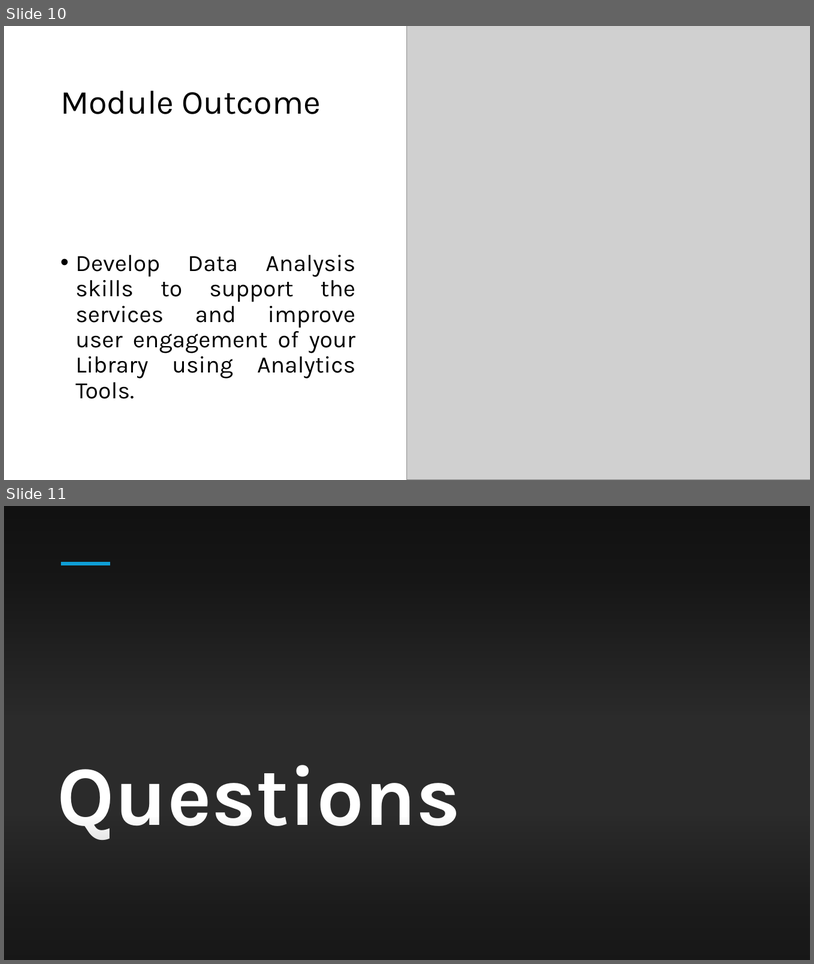
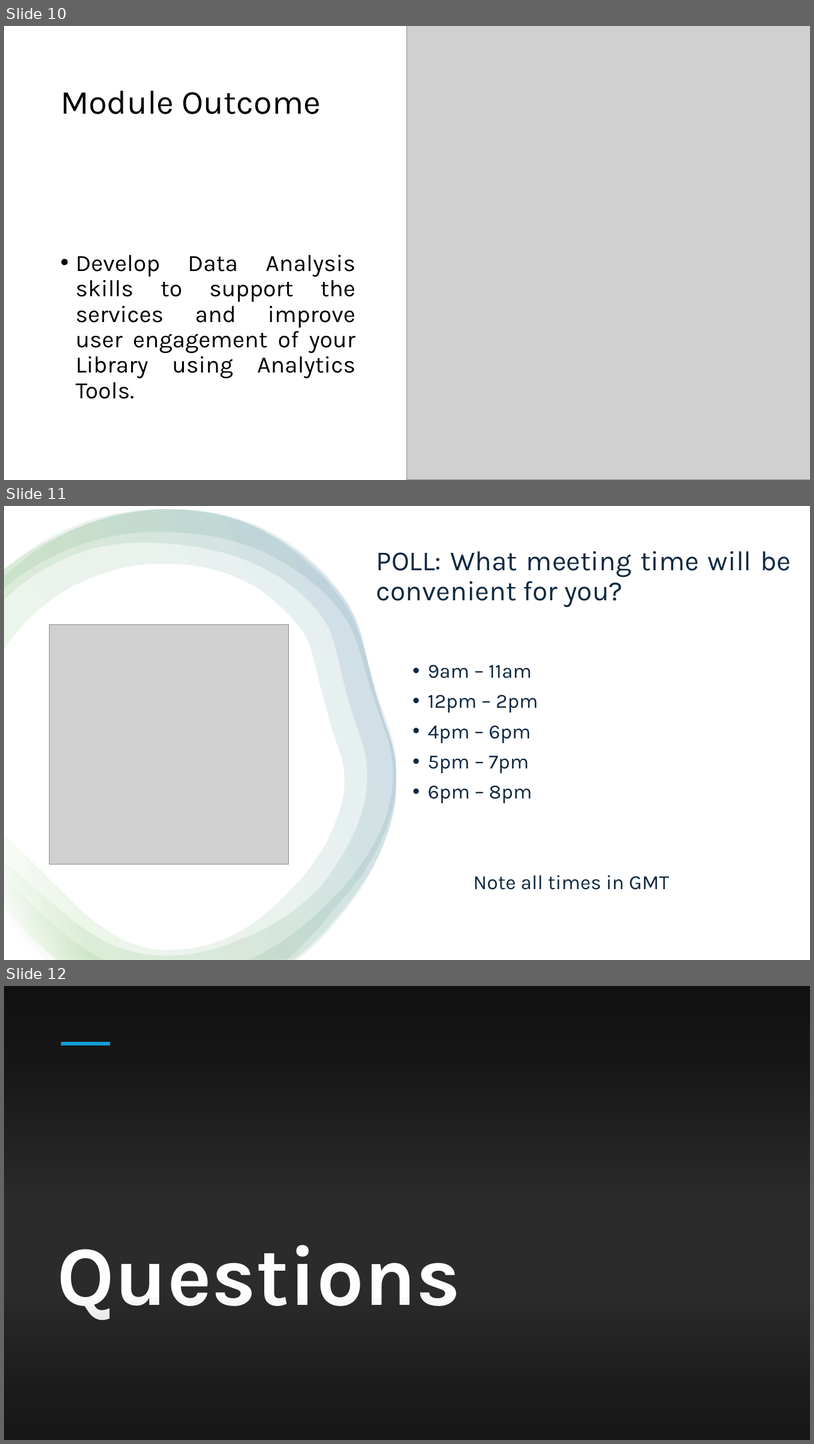
Before and after one commit to ajabuka/LibraryXAfrica-Library_Data_Analysis_and_Management, a slide deck: Introductory Class.pptx. Shown one above the other, each under a label of ours: slides 10 and 11 before the commit, slides 10, 11 and 12 after it. The pictures are 814x964 and 814x1444 pixels, drawn with LibreOffice and Linux fonts; fonts in the diff are those of the drawing; grey boxes stand for pictures; background and template pictures are left out; a plain dark background stands for a picture behind light text. Boxes give left, top, right and bottom in pixels: in the first picture for what was removed or moved away, otherwise in the second. Text is boxed around its words. In the diff, an @@ line names an element or a change of style, - is before the commit and + after.

Commit message:
Introductry Class

```diff
--- a/Introductory Class.pptx
+++ b/Introductory Class.pptx
@@ slide 11 added at (4,506,810,960), background #FFFFFF @@
@@ rectangle added at (4,506,810,960), fill #FFFFFF @@
@@ freeform shape added at (4,510,396,960), fill gradient #FFFFFF to #4EA72E to #156082 @@
@@ freeform shape added at (4,510,396,960), fill gradient #FFFFFF to #4EA72E to #156082 @@
@@ freeform shape added at (4,510,396,960), fill gradient #FFFFFF to #4EA72E to #156082 @@
@@ title added at (376,551,792,607), 33 pt, text #0E2841 @@
+POLL: What meeting time will be convenient for you?
@@ picture added at (50,625,289,864) @@
@@ text added at (428,664,669,889), 24 pt, text #0E2841 @@
+• 9am – 11am
+• 12pm – 2pm
+• 4pm – 6pm
+• 5pm – 7pm
+• 6pm – 8pm
+Note all times in GMT
@@ what was slide 11 is now slide 12 @@
```
